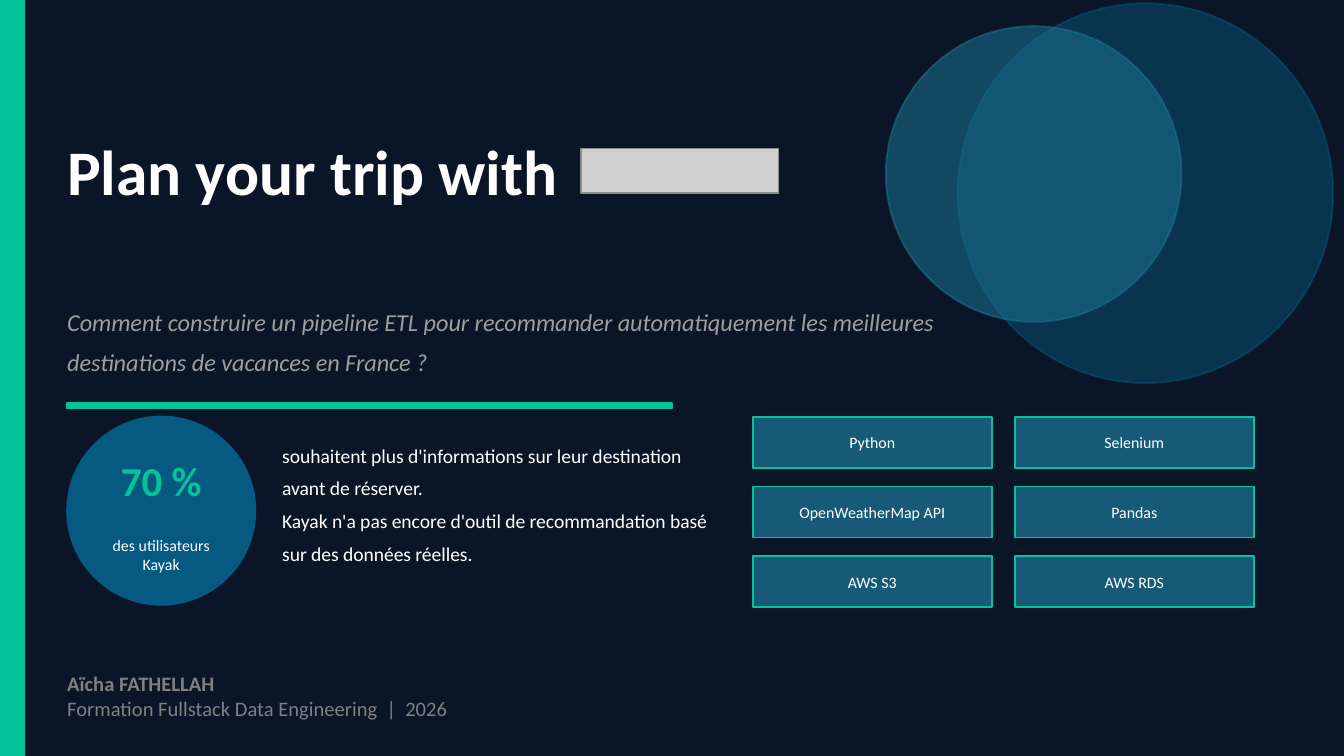
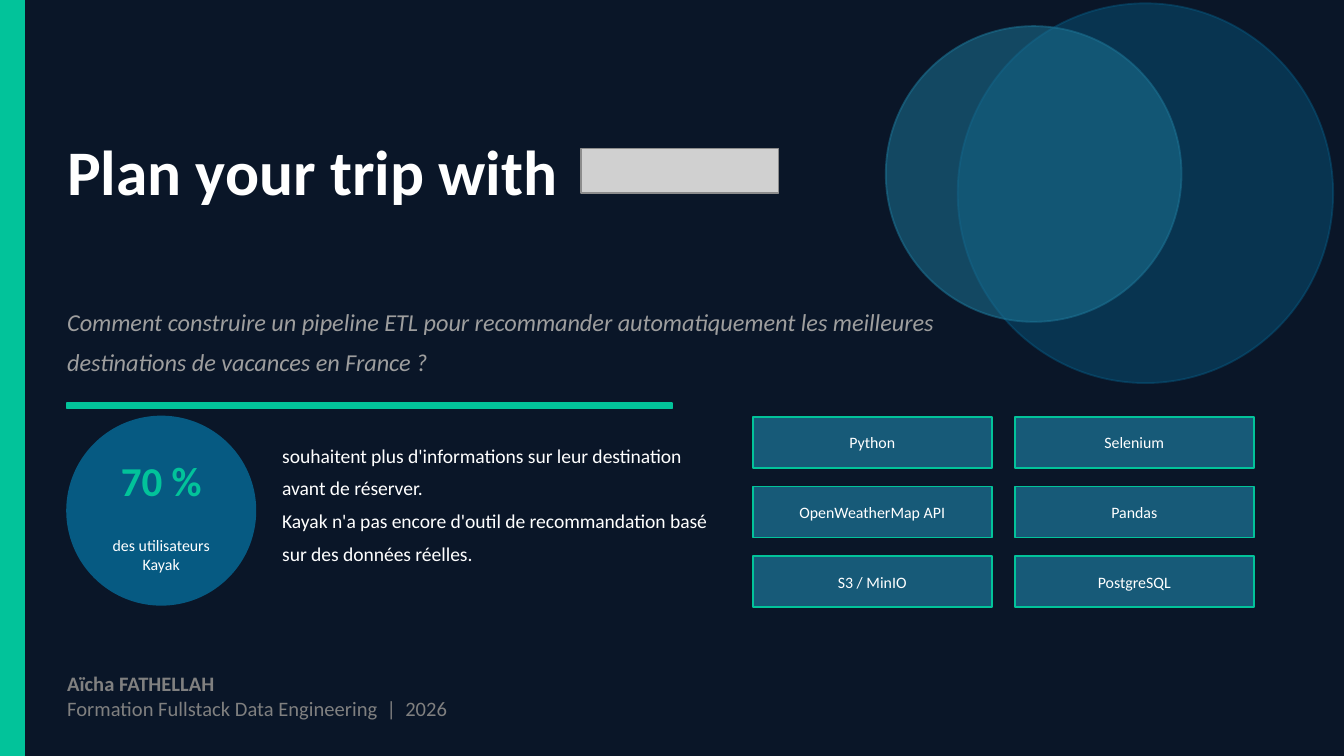
Before and after one commit to AichaFa/2-Projets-Fullstack, a slide deck: slide 1 of 1-Construire et gérer une infrastructure de données/Projet-Planifiez votre voyage avec Kayak/docs/Kayak_Story_slides.pptx. Drawn at 1344x756 pixels with LibreOffice and Linux fonts; fonts in the diff are those of the drawing; grey boxes stand for pictures. Boxes give left, top, right and bottom in pixels: in the first picture for what was removed or moved away, otherwise in the second. Text is boxed around its words. In the diff, an @@ line names an element or a change of style, - is before the commit and + after.

Commit message:
Infrastructure locale MinIO + PostgreSQL : notebook, README, presentation et captures a jour

```diff
--- a/1-Construire et gérer une infrastructure de données/Projet-Planifiez votre voyage avec Kayak/docs/Kayak_Story_slides.pptx
+++ b/1-Construire et gérer une infrastructure de données/Projet-Planifiez votre voyage avec Kayak/docs/Kayak_Story_slides.pptx
@@ text at [838,577,906,588]: text changed @@
-AWS S3
+S3 / MinIO
@@ text at [1098,577,1171,591]: text changed @@
-AWS RDS
+PostgreSQL
```
Also in this commit, not shown: 4 other slides changed, 24 other files.
